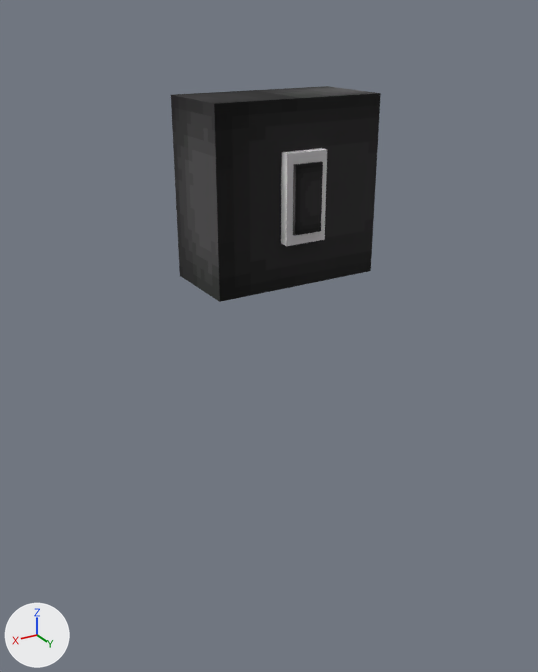
Two versions of the glTF model trenchbroom/generated_models/ent_keypad.glb, one commit apart.
Before and after are seen from a 50 mm camera at (1.086, 1.644, 1.566) aimed at (0.033, -0.11, 0.689). The lights are fixed; the arrows at lower left show +X, +Y and +Z. The first picture is the older version. Where no turn or scale is listed for an object, it has been applied to the vertices. Vertices at exactly the same position are counted once.

Objects in the first picture: 'MeshInstance3D', 'MeshInstance3D2', 'MeshInstance3D3'.
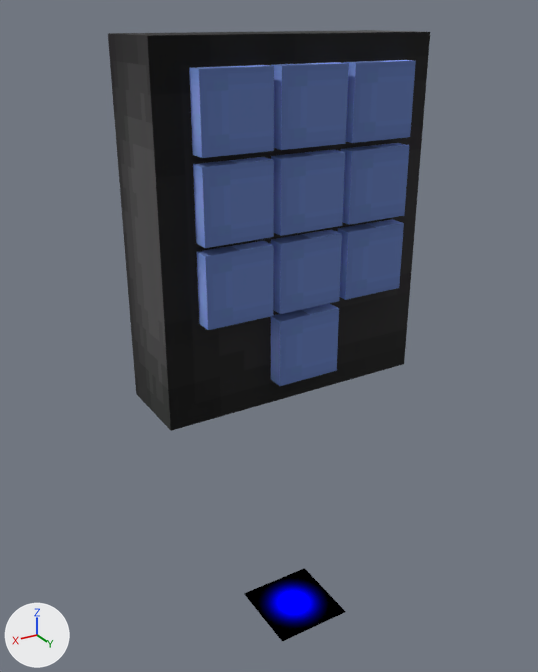
Where the newer file only moved an object's origin or applied its transform, the numbers keep the older frame.

Changed parts and their boxes [x1, y1, x2, y2] in the pictures (538 x 672 px):
'MeshInstance3D', moved, rescaled (53% wider, 85% taller): before [171, 86, 381, 302]; after [108, 30, 430, 431]
'MeshInstance3D3', recoloured, moved, rescaled (177% wider, 24% taller): before [293, 161, 323, 236]; after [189, 65, 274, 158]
'MeshInstance3D34', added (blue): after [193, 157, 274, 248]
'MeshInstance3D32', added (blue): after [271, 62, 349, 150]
'MeshInstance3D2', reshaped, moved, turned, recoloured: before [281, 148, 327, 246]; after [244, 568, 346, 641]
'MeshInstance3D37', added (blue): after [197, 241, 274, 330]
'MeshInstance3D35', added (blue): after [271, 149, 345, 236]
'MeshInstance3D33', added (blue): after [344, 60, 416, 143]
'MeshInstance3D38', added (blue): after [271, 229, 342, 314]
'MeshInstance3D36', added (blue): after [341, 143, 409, 225]
'MeshInstance3D310', added (blue): after [271, 303, 339, 386]
'MeshInstance3D39', added (blue): after [338, 219, 404, 300]

Edits to the bpy script that builds the scene:
```text
Add mat_material_2:
    mat_material_2 = bpy.data.materials.new('Material_2')
    # colours: blue #0000ff
    # uses the picture img_particle_soft
Change me_mesh_0:
    remove me_mesh_0.from_pydata(...)  # 8 vertices, 12 faces; spans x -0.25..0.25, y -0.125..0.125, z -0.25..0.25
    add me_mesh_0.from_pydata(...)  # 8 vertices, 12 faces; spans x -0.409..0.409, y -0.125..0.125, z -0.496..0.496
    me_mesh_0 part 1: the whole mesh is scaled about its middle by (1.64, 1, 1.99)
Change me_mesh_1:
    remove me_mesh_1.from_pydata(...)  # 8 vertices, 12 faces; spans x -0.062..0.062, y -0.028..0.028, z -0.121..0.121
    remove me_mesh_1.materials.append(mat_white)  # picture img_white2
    add me_mesh_1.from_pydata(...)  # 4 vertices, 2 faces; spans x -0.125..0.125, y 0.0, z -0.125..0.125
    me_mesh_1 part 3: the whole mesh is rebuilt
    add me_mesh_1.materials.append(mat_material_2)
Change me_mesh_2:
    remove me_mesh_2.from_pydata(...)  # 8 vertices, 12 faces; spans x -0.042..0.042, y -0.014..0.014, z -0.092..0.092
    remove me_mesh_2.materials.append(mat_black)  # picture img_black2
    add me_mesh_2.from_pydata(...)  # 8 vertices, 12 faces; spans x 0.115..0.311, y -0.073..0.027, z 0.136..0.332
    me_mesh_2 part 2: the whole mesh is scaled about its middle by (2.34, 3.66, 1.06), then moved by (0.213, -0.023, 0.234)
    add me_mesh_2.materials.append(mat_blue)  # picture img_blue2
Change ob_meshinstance3d:
    ob_meshinstance3d.location: (0.0, -0.125, 1.125) -> (0.0, -0.125, 1.03)
Change ob_meshinstance3d2:
    remove ob_meshinstance3d2.parent = ob_model
    ob_meshinstance3d2.location: (0.0, 0.000963, 0.0) -> (0.0, 0.0, -0.259)
    ob_meshinstance3d2.rotation_euler: (0.0, 0.0, 0.0) -> (-1.571, 0.0, 0.0)  # degrees (0, 0, 0) -> degrees (-90, 0, 0)
Add ob_meshinstance3d310:
    ob_meshinstance3d310 = bpy.data.objects.new('MeshInstance3D310', me_mesh_10)  # a box spanning x -0.098..0.098, y -0.05..0.05, z -0.098..0.098; in mat_blue (picture img_blue2)
    ob_meshinstance3d310.location = (-0.005, 0.0, 0.705)
Add ob_meshinstance3d39:
    ob_meshinstance3d39 = bpy.data.objects.new('MeshInstance3D39', me_mesh_10.copy())
    ob_meshinstance3d39.location = (-0.222, 0.0, 0.923)
Add ob_meshinstance3d38:
    ob_meshinstance3d38 = bpy.data.objects.new('MeshInstance3D38', me_mesh_10.copy())
    ob_meshinstance3d38.location = (-0.005, 0.0, 0.923)
Add ob_meshinstance3d37:
    ob_meshinstance3d37 = bpy.data.objects.new('MeshInstance3D37', me_mesh_10.copy())
    ob_meshinstance3d37.location = (0.213, 0.0, 0.923)
Add ob_meshinstance3d36:
    ob_meshinstance3d36 = bpy.data.objects.new('MeshInstance3D36', me_mesh_10.copy())
    ob_meshinstance3d36.location = (-0.222, 0.0, 1.141)
Add ob_meshinstance3d35:
    ob_meshinstance3d35 = bpy.data.objects.new('MeshInstance3D35', me_mesh_10.copy())
    ob_meshinstance3d35.location = (-0.005, 0.0, 1.141)
Add ob_meshinstance3d34:
    ob_meshinstance3d34 = bpy.data.objects.new('MeshInstance3D34', me_mesh_10.copy())
    ob_meshinstance3d34.location = (0.213, 0.0, 1.141)
Add ob_meshinstance3d33:
    ob_meshinstance3d33 = bpy.data.objects.new('MeshInstance3D33', me_mesh_10.copy())
    ob_meshinstance3d33.location = (-0.222, 0.0, 1.359)
Add ob_meshinstance3d32:
    ob_meshinstance3d32 = bpy.data.objects.new('MeshInstance3D32', me_mesh_10.copy())
    ob_meshinstance3d32.location = (-0.005, 0.0, 1.359)
```
